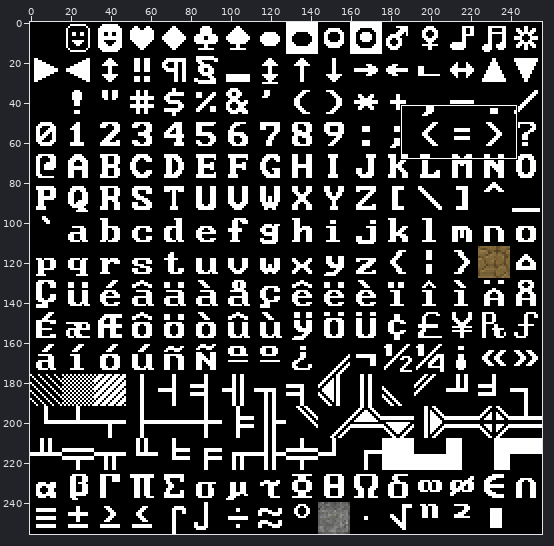
Sprite sheet: resources/font.png. Above, an overview of the earlier version with the close-up marked.
Close-up. Old version:
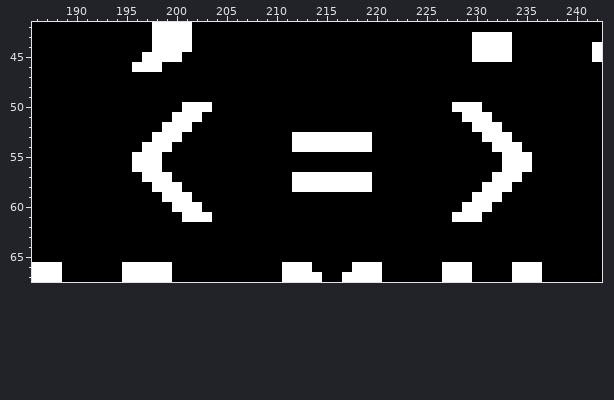
The file is 256x256 pixels. Colours within 5 levels of each other are drawn and written as one. Shown: x 186..242, y 42..67.
Once edited:
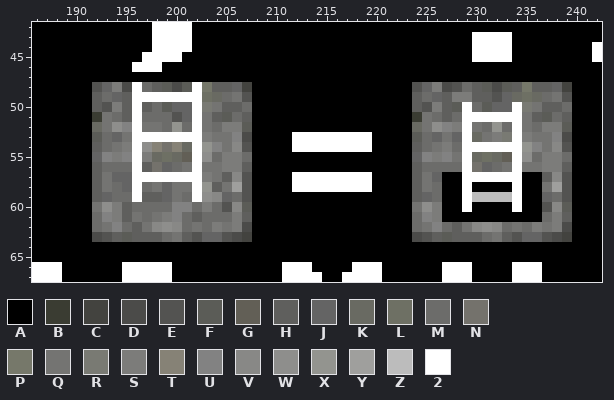
Palette (. is transparent): A #000000  B #3a3c32  C #43433f  D #4b4b49  E #535351  F #5b5c57  G #625f56  H #5f5f5d  J #646464  K #696a62  L #6e7064  M #6c6c6a  N #74726c  P #76786a  Q #747472  R #797a73  S #7c7c7a  T #868276  U #828282  V #888886  W #8e8e8c  X #93948f  Y #9f9f9d  Z #bcbcbc  2 #ffffff
The commit says: Try better stair graphics.
Edits made:
@@ x 186..242 @@
 47 AAAAAAAAAAAAAAAAAAAAAAAAAAAAAAAAAAAAAAAAAAAAAAAAAAAAAAAAA
-48 AAAAAAAAAAAAAAAAAAAAAAAAAAAAAAAAAAAAAAAAAAAAAAAAAAAAAAAAA
-49 AAAAAAAAAAAAAAAAAAAAAAAAAAAAAAAAAAAAAAAAAAAAAAAAAAAAAAAAA
-50 AAAAAAAAAAAAAAA222AAAAAAAAAAAAAAAAAAAAAAAA222AAAAAAAAAAAA
-51 AAAAAAAAAAAAAA222AAAAAAAAAAAAAAAAAAAAAAAAAA222AAAAAAAAAAA
-52 AAAAAAAAAAAAA222AAAAAAAAAAAAAAAAAAAAAAAAAAAA222AAAAAAAAAA
-53 AAAAAAAAAAAA222AAAAAAAAAAA22222222AAAAAAAAAAA222AAAAAAAAA
-54 AAAAAAAAAAA222AAAAAAAAAAAA22222222AAAAAAAAAAAA222AAAAAAAA
-55 AAAAAAAAAA222AAAAAAAAAAAAAAAAAAAAAAAAAAAAAAAAAA222AAAAAAA
-56 AAAAAAAAAA222AAAAAAAAAAAAAAAAAAAAAAAAAAAAAAAAAA222AAAAAAA
-57 AAAAAAAAAAA222AAAAAAAAAAAA22222222AAAAAAAAAAAA222AAAAAAAA
-58 AAAAAAAAAAAA222AAAAAAAAAAA22222222AAAAAAAAAAA222AAAAAAAAA
-59 AAAAAAAAAAAAA222AAAAAAAAAAAAAAAAAAAAAAAAAAAA222AAAAAAAAAA
-60 AAAAAAAAAAAAAA222AAAAAAAAAAAAAAAAAAAAAAAAAA222AAAAAAAAAAA
-61 AAAAAAAAAAAAAAA222AAAAAAAAAAAAAAAAAAAAAAAA222AAAAAAAAAAAA
-62 AAAAAAAAAAAAAAAAAAAAAAAAAAAAAAAAAAAAAAAAAAAAAAAAAAAAAAAAA
-63 AAAAAAAAAAAAAAAAAAAAAAAAAAAAAAAAAAAAAAAAAAAAAAAAAAAAAAAAA
+48 AAAAAAEJSD2MHFDF2PHHJCAAAAAAAAAAAAAAAAEJSDEMHFDFHPHHJCAAA
+49 AAAAAAHMJH2222222LKMQEAAAAAAAAAAAAAAAAHMJHSSHHEJKLKMQEAAA
+50 AAAAAAHESH2HMFJJ2RQHHMAAAAAAAAAAAAAAAAHESHF2MFJJ2RQHHMAAA
+51 AAAAAABQMH2MMMEJ2QHFMHAAAAAAAAAAAAAAAABQMHM222222QHFMHAAA
+52 AAAAAAKQWU2QQMXM2QMSSFAAAAAAAAAAAAAAAAKQWUS2QMXM2QMSSFAAA
+53 AAAAAAFMJQ2222222SQQUDAAAA22222222AAAAFMJQJ2KQSR2SQQUDAAA
+54 AAAAAAHMQS2WTNTK2XUQVEAAAA22222222AAAAHMQSM222222XUQVEAAA
+55 AAAAAAJUSU2SKLKG2WMSSMAAAAAAAAAAAAAAAAJUSUQ2KLKG2WMSSMAAA
+56 AAAAAAHMMM2HNJMQ2QQSSHAAAAAAAAAAAAAAAAHMMMM2NJMQ2QQSSHAAA
+57 AAAAAAHQJJ2222222SQHVEAAAA22222222AAAAHQJAA222222AAHVEAAA
+58 AAAAAAHQMJ2MQJQQ2XHQYEAAAA22222222AAAAHQMAA2AAAA2AAQYEAAA
+59 AAAAAAHJMM2HHJQM2WVJMEAAAAAAAAAAAAAAAAHJMAA2ZZZZ2AAJMEAAA
+60 AAAAAAQWSHMMMMUUMSMEVFAAAAAAAAAAAAAAAAQWSAA2AAAA2AAEVFAAA
+61 AAAAAAMUSHQMQSUMHMMMSHAAAAAAAAAAAAAAAAMUSAAAAAAAAAAMSHAAA
+62 AAAAAAMQUMHQVWVMQMSQSDAAAAAAAAAAAAAAAAMQUMHQVWVMQMSQSDAAA
+63 AAAAAADEHFHHHMQHEJJEDCAAAAAAAAAAAAAAAADEHFHHHMQHEJJEDCAAA
 64 AAAAAAAAAAAAAAAAAAAAAAAAAAAAAAAAAAAAAAAAAAAAAAAAAAAAAAAAA
Pixel boxes of the changes (left, top, right, bottom) in both close-ups:
changed: (92, 82, 252, 242)
changed: (412, 82, 572, 242)
